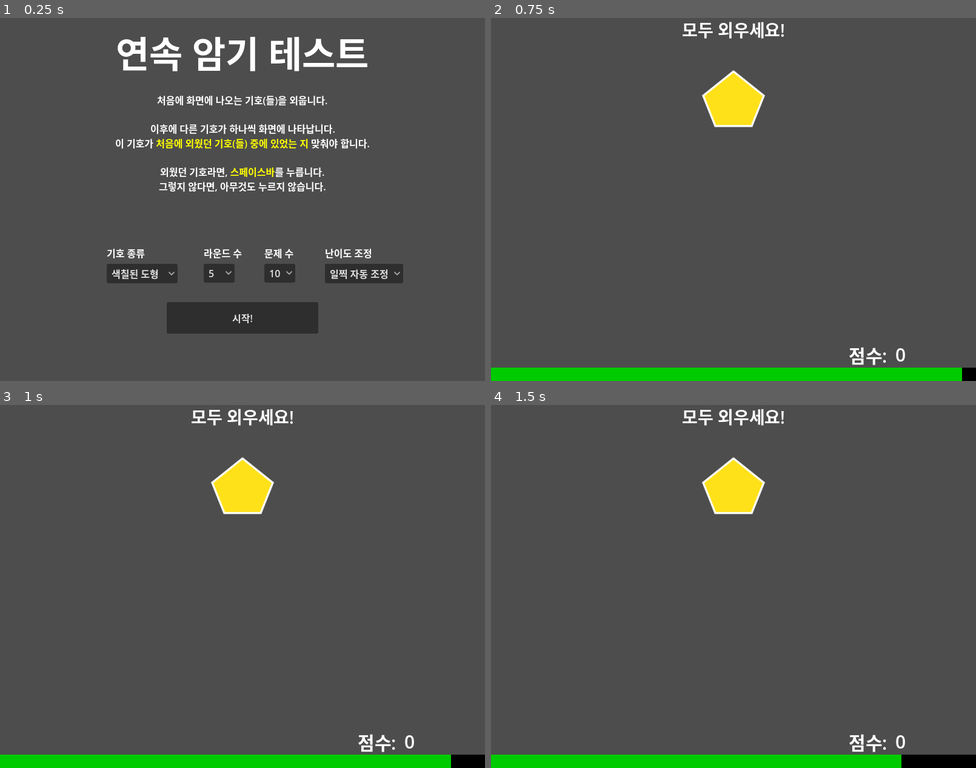
Above: before the commit, frames 1-4 (two rows, left to right).
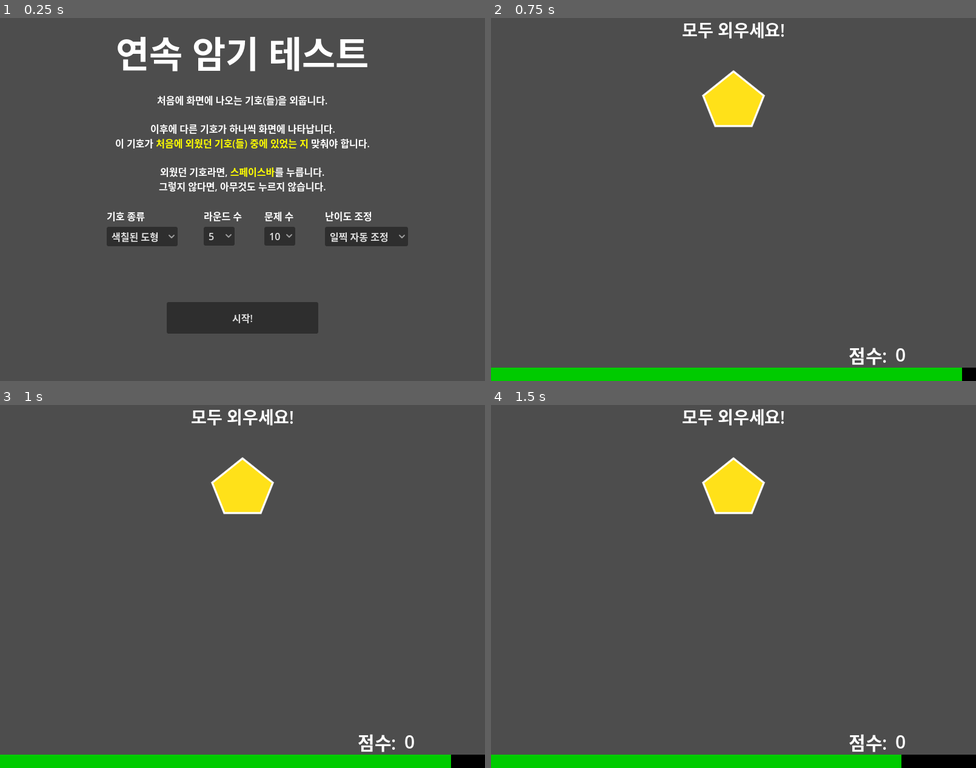
Above: after the commit, the same moments.

Repository: twilight-devcra/immersion-continuous-memory-test
Game: Godot game, scene res://scenes/startup_screen.tscn
Same seed, same stepped clock (60 frames per second), same inputs: the game is played once before the commit and once after it.
Inputs:
- Up to frame 1 (0.25 s): no input
- Up to frame 2 (0.75 s): click "시작!" at 0.5 s
- Up to frame 3 (1 s): no input
- Up to frame 4 (1.5 s): tap Enter at 1.25 s; tap Space (confirm) at 1.35 s

The runs differ from the first frame. In frame 1, 5.2% of the frame differs, in the area x 22-85%, y 53-74%; in frame 2, nothing differs; in frame 3, nothing differs; in frame 4, nothing differs.

Commit message:
make resolution changable, set max level to 4

Diff:
--- a/project.godot
+++ b/project.godot
@@ -19,6 +19,8 @@
 
 window/size/viewport_width=800
 window/size/viewport_height=600
+window/stretch/mode="canvas_items"
+window/stretch/aspect="expand"
 
 [editor]
 
--- a/scenes/startup_screen.tscn
+++ b/scenes/startup_screen.tscn
@@ -24,9 +24,9 @@
 
 [node name="SymbolTypeSelect" type="OptionButton" parent="."]
 offset_left = 176.0
-offset_top = 407.0
+offset_top = 346.0
 offset_right = 293.0
-offset_bottom = 438.0
+offset_bottom = 377.0
 selected = 1
 item_count = 2
 popup/item_0/text = "색칠된 네모"
@@ -36,9 +36,9 @@
 
 [node name="RoundNumSelect" type="OptionButton" parent="."]
 offset_left = 336.0
-offset_top = 407.0
+offset_top = 346.0
 offset_right = 387.0
-offset_bottom = 438.0
+offset_bottom = 377.0
 selected = 4
 item_count = 10
 popup/item_0/text = "1"
@@ -64,9 +64,9 @@
 
 [node name="ProblemNumSelect" type="OptionButton" parent="."]
 offset_left = 436.0
-offset_top = 407.0
+offset_top = 346.0
 offset_right = 487.0
-offset_bottom = 438.0
+offset_bottom = 377.0
 selected = 2
 item_count = 3
 popup/item_0/text = "1"
@@ -78,9 +78,9 @@
 
 [node name="DifficultyCurveSelect" type="OptionButton" parent="."]
 offset_left = 536.0
-offset_top = 407.0
-offset_right = 637.0
-offset_bottom = 438.0
+offset_top = 346.0
+offset_right = 673.0
+offset_bottom = 377.0
 selected = 2
 item_count = 3
 popup/item_0/text = "점점 증가"
@@ -92,30 +92,30 @@
 
 [node name="Label" type="Label" parent="."]
 offset_left = 176.0
-offset_top = 377.0
+offset_top = 316.0
 offset_right = 245.0
-offset_bottom = 400.0
+offset_bottom = 339.0
 text = "기호 종류"
 
 [node name="Label2" type="Label" parent="."]
 offset_left = 336.0
-offset_top = 377.0
+offset_top = 316.0
 offset_right = 405.0
-offset_bottom = 400.0
+offset_bottom = 339.0
 text = "라운드 수"
 
 [node name="Label3" type="Label" parent="."]
 offset_left = 436.0
-offset_top = 377.0
+offset_top = 316.0
 offset_right = 489.0
-offset_bottom = 400.0
+offset_bottom = 339.0
 text = "문제 수"
 
 [node name="Label4" type="Label" parent="."]
 offset_left = 536.0
-offset_top = 377.0
+offset_top = 316.0
 offset_right = 621.0
-offset_bottom = 400.0
+offset_bottom = 339.0
 text = "난이도 조정"
 
 [node name="ReadyButton" type="Button" parent="."]
--- a/scripts/main_level.gd
+++ b/scripts/main_level.gd
@@ -84,7 +84,7 @@
 		self.incorrect_streak += 1
 
 	if self.difficulty_curve == RoundManager.DifficultyCurve.AUTO_EARLY:
-		if self.correct_streak >= self.correct_streak_trigger:
+		if self.correct_streak >= self.correct_streak_trigger and self.manager.can_raise_difficulty():
 			self.difficulty_change = 1
 		elif self.incorrect_streak >= self.incorrect_streak_trigger:
 			self.difficulty_change = -1
--- a/scripts/round_manager.gd
+++ b/scripts/round_manager.gd
@@ -30,6 +30,11 @@
 
 func round_count() -> int:
 	return len(self.round_results)
+
+func can_raise_difficulty() -> bool:
+	if len(self.round_results) == 0:
+		return true
+	return self.round_results[-1].difficulty < self.round_results[-1].round_set.max_level()
 
 func next_round_difficulty(force_increment:int=0) -> int:
 	if force_increment != 0:
--- a/scripts/symbol_sets/colored_shape_set.gd
+++ b/scripts/symbol_sets/colored_shape_set.gd
@@ -24,7 +24,7 @@
 var size:float = 100.0
 
 func max_level() -> int:
-	return 10
+	return 4
 
 func answer_count(level:int) -> int:
 	return min(level, self.max_level())
--- a/scripts/symbol_sets/colored_square_set.gd
+++ b/scripts/symbol_sets/colored_square_set.gd
@@ -18,7 +18,7 @@
 var squares: Array[Symbol]
 
 func max_level() -> int:
-	return 5
+	return 4
 
 func answer_count(level:int) -> int:
 	return min(level, self.max_level())
